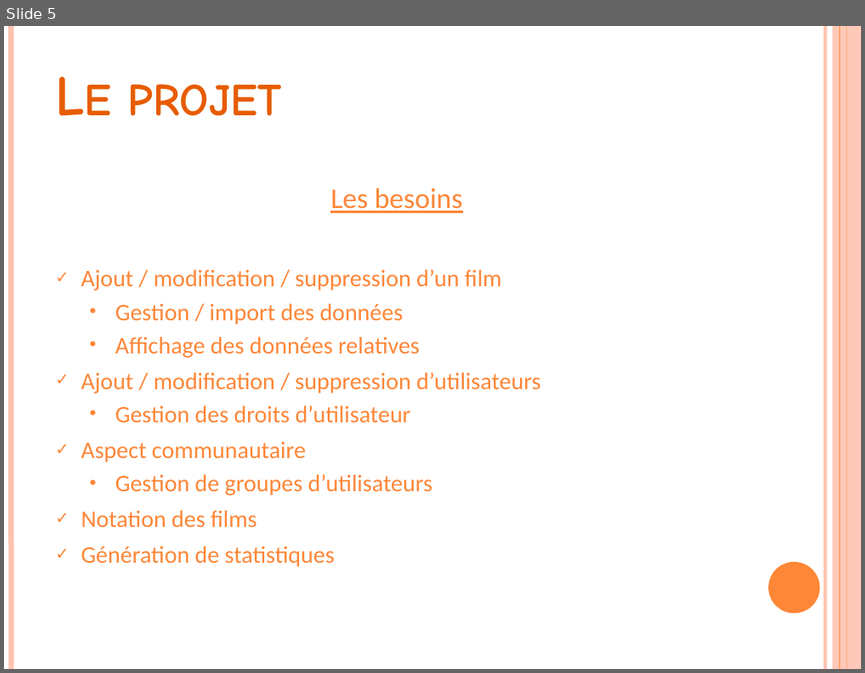
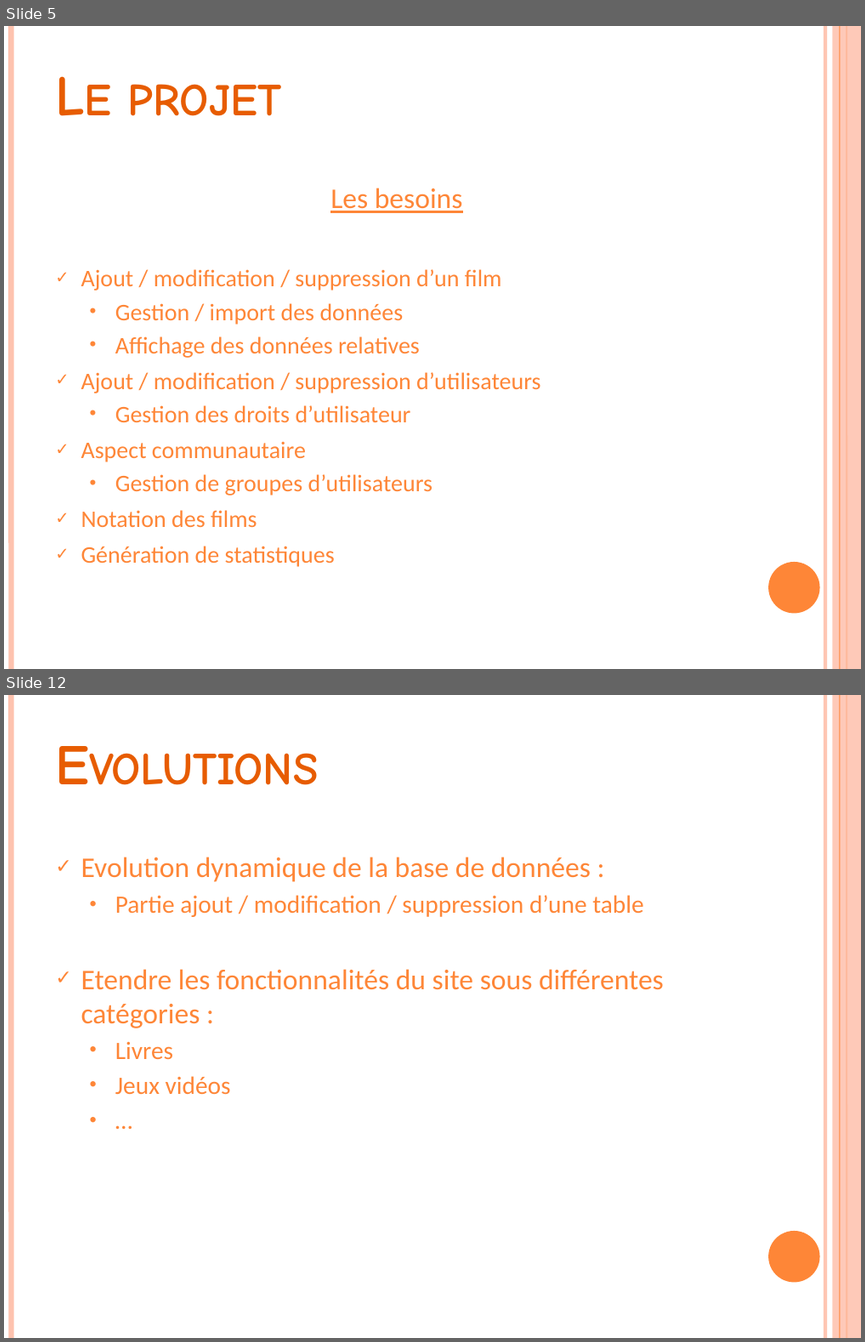
Before and after one commit to xxseric/allocine-de, a slide deck: Rapport/Stage de Licence Informatique.pptx. Shown one above the other, each under a label of ours: slide 5 before the commit, slides 5 and 12 after it; the slides between them are not shown. The pictures are 865x673 and 865x1342 pixels, drawn with LibreOffice and Linux fonts; fonts in the diff are those of the drawing. Boxes give left, top, right and bottom in pixels: in the first picture for what was removed or moved away, otherwise in the second. Text is boxed around its words. In the diff, an @@ line names an element or a change of style, - is before the commit and + after.

```diff
--- a/Rapport/Stage de Licence Informatique.pptx
+++ b/Rapport/Stage de Licence Informatique.pptx
@@ slide 12 added at box(4, 695, 861, 1338), background #FFFFFF; not listed: 6 template elements that a slide beside it also shows @@
@@ text added at box(46, 721, 747, 800), 48 pt, text #E75C01, bold, small capitals @@
+Evolutions
@@ text added at box(81, 857, 664, 1094), 24 pt, text #FE8637 @@
+✓ Evolution dynamique de la base de données :
+  • Partie ajout / modification / suppression d’une table
+✓ Etendre les fonctionnalités du site sous différentes catégories :
+  • Livres
+  • Jeux vidéos
+  • …
```
Also in this commit, not shown: 4 slides changed, 5 other slides added, 2 slides removed, 1 other file.
